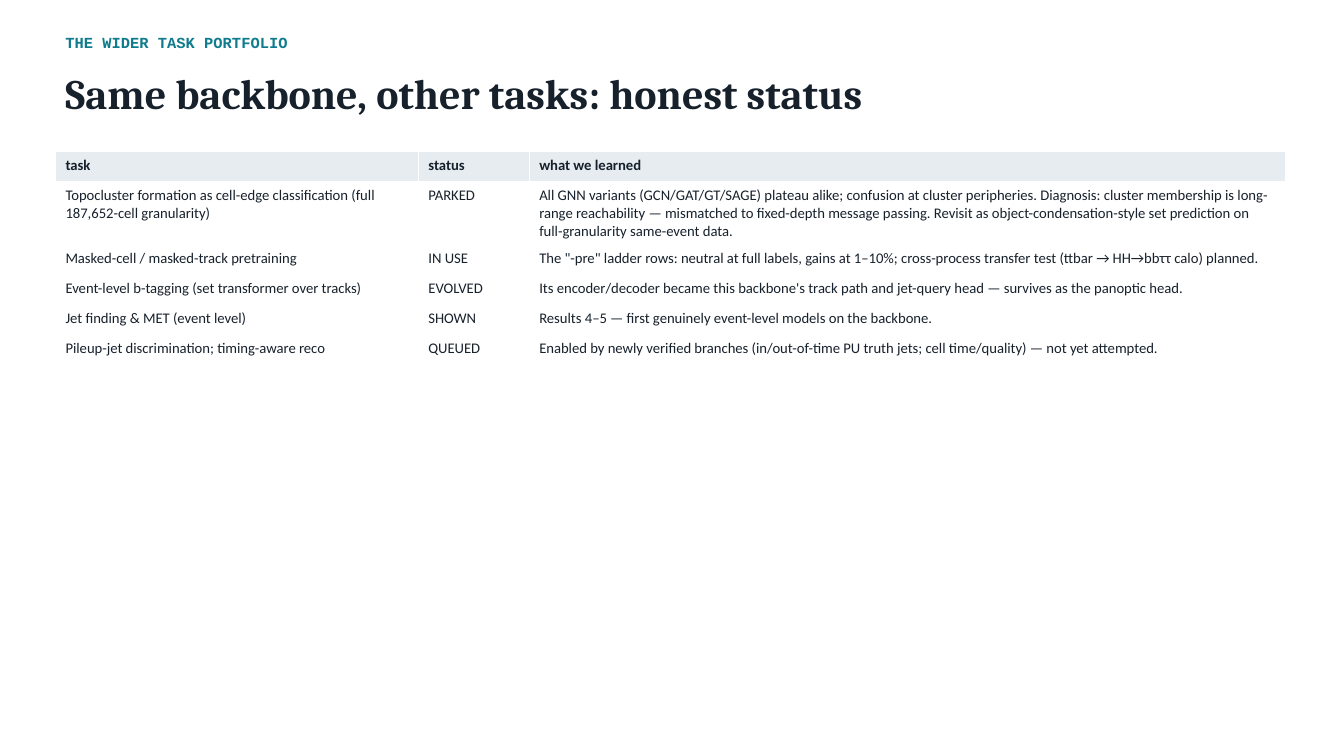
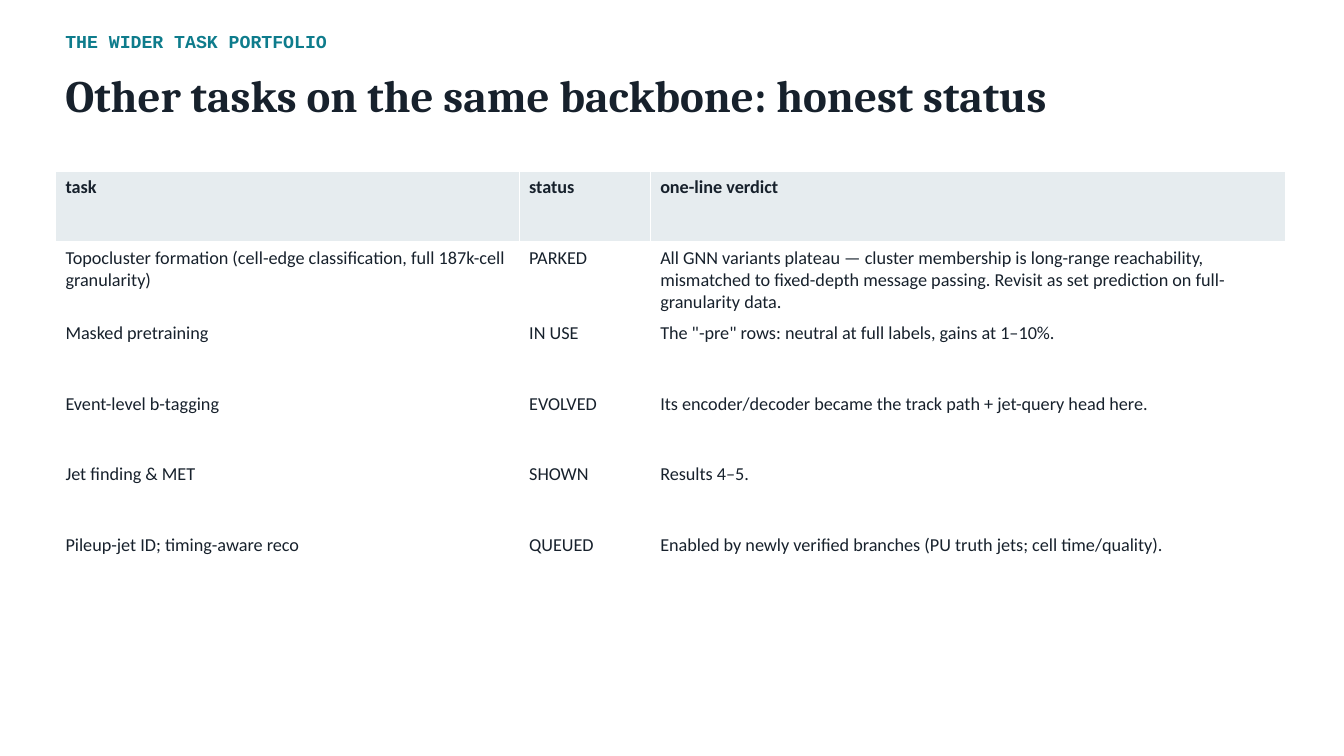
Before and after one commit to afarbin/DetectorFoundationModel, a slide deck: slide 18 of talks/2026-08-26-group-meeting/DFM_group_meeting.pptx (slide 13 before the commit). Drawn at 1344x756 pixels with LibreOffice and Linux fonts; fonts in the diff are those of the drawing. Boxes give left, top, right and bottom in pixels: in the first picture for what was removed or moved away, otherwise in the second. Text is boxed around its words. In the diff, an @@ line names an element or a change of style, - is before the commit and + after.

```diff
--- a/talks/2026-08-26-group-meeting/DFM_group_meeting.pptx
+++ b/talks/2026-08-26-group-meeting/DFM_group_meeting.pptx
@@ text "THE WIDER TASK PORTFOLIO" at <box>65,36,327,48</box>: size 11 to 13 pt @@
@@ text at <box>65,80,1046,113</box>: text changed; size 30 to 32 pt @@
-Same backbone, other tasks: honest status
+Other tasks on the same backbone: honest status
@@ table at <box>55,171,1286,595</box> @@
-row 1, column 3: what we learned
+row 1, column 3: one-line verdict
-row 2, column 1: Topocluster formation as cell-edge classification (full 187,652-cell granularity)
+row 2, column 1: Topocluster formation (cell-edge classification, full 187k-cell granularity)
-row 2, column 3: All GNN variants (GCN/GAT/GT/SAGE) plateau alike; confusion at cluster peripheries. Diagnosis: cluster membership is long-range reachability — mismatched to fixed-depth message passing. Revisit as object-condensation-style set prediction on full-granularity same-event data.
+row 2, column 3: All GNN variants plateau — cluster membership is long-range reachability, mismatched to fixed-depth message passing. Revisit as set prediction on full-granularity data.
-row 3, column 1: Masked-cell / masked-track pretraining
+row 3, column 1: Masked pretraining
@@ row 3, column 3: "The "-pre" ladder rows: neutral at full labels, gains at 1–10%; cross-process transfer test (ttbar → HH→bbττ calo) planned." to "The "-pre" rows: neutral at full labels, gains at 1–10%." @@
-row 4, column 1: Event-level b-tagging (set transformer over tracks)
+row 4, column 1: Event-level b-tagging
-row 4, column 3: Its encoder/decoder became this backbone's track path and jet-query head — survives as the panoptic head.
+row 4, column 3: Its encoder/decoder became the track path + jet-query head here.
-row 5, column 1: Jet finding & MET (event level)
+row 5, column 1: Jet finding & MET
-row 5, column 3: Results 4–5 — first genuinely event-level models on the backbone.
+row 5, column 3: Results 4–5.
-row 6, column 1: Pileup-jet discrimination; timing-aware reco
+row 6, column 1: Pileup-jet ID; timing-aware reco
-row 6, column 3: Enabled by newly verified branches (in/out-of-time PU truth jets; cell time/quality) — not yet attempted.
+row 6, column 3: Enabled by newly verified branches (PU truth jets; cell time/quality).
@@ size 10.5 to 13 pt in "task", "status", "PARKED", "IN USE" and 3 more places @@
@@ table: place and size @@
-table at <box>55,151,1286,360</box>
+table at <box>55,171,1286,595</box>
```
Also in this commit, not shown: 15 other slides changed, 5 slides added.
